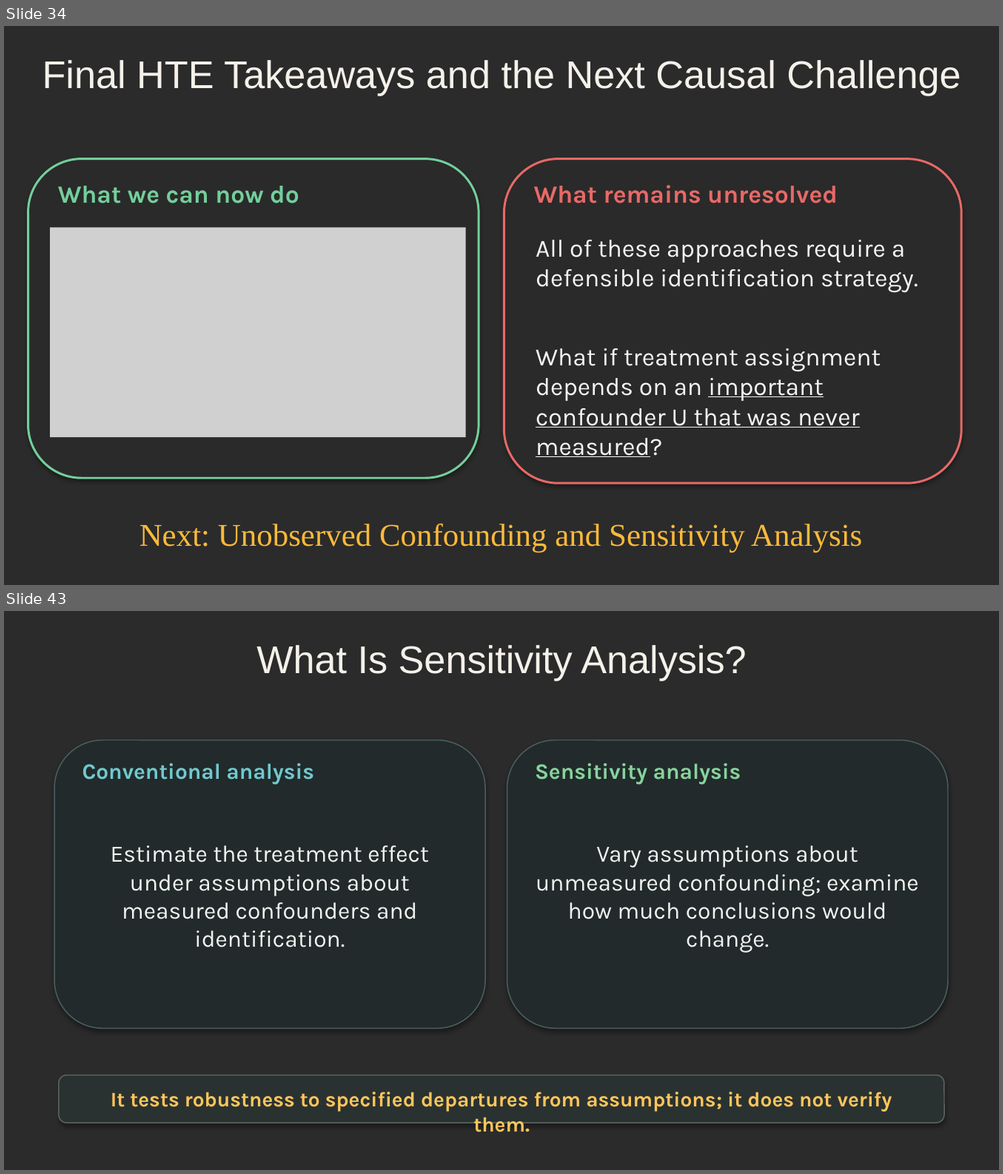
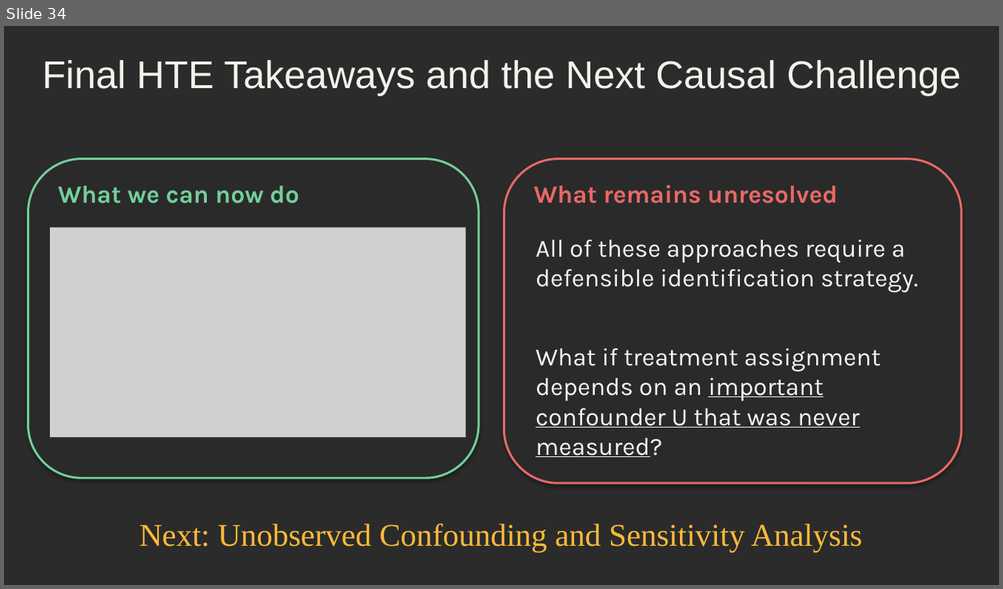
Before and after one commit to djghosh1123/STAT-7900-Causal-Analysis, a slide deck: Lectures/Lecture 9.pptx. Shown one above the other, each under a label of ours: slides 34 and 43 before the commit, slide 34 after it; the slides between them are not shown. The pictures are 1003x1174 and 1003x589 pixels, drawn with LibreOffice and Linux fonts; fonts in the diff are those of the drawing; grey boxes stand for pictures; background and template pictures are left out; a plain dark background stands for a picture behind light text. Boxes give left, top, right and bottom in pixels: in the first picture for what was removed or moved away, otherwise in the second. Text is boxed around its words. In the diff, an @@ line names an element or a change of style, - is before the commit and + after.

```diff
--- a/Lectures/Lecture 9.pptx
+++ b/Lectures/Lecture 9.pptx
@@ slide 43 removed at (4,611,999,1170), background picture (left out) @@
@@ text removed at (256,645,745,681) @@
-What Is Sensitivity Analysis?
@@ rounded rectangle removed at (55,741,485,1028) @@
@@ rounded rectangle removed at (507,741,948,1028) @@
@@ text removed at (82,763,314,784) @@
-Conventional analysis
@@ text removed at (535,763,741,784) @@
-Sensitivity analysis
@@ text removed at (111,846,429,920) @@
-Estimate the treatment effect under assumptions about measured confounders and identification.
@@ text removed at (535,846,919,920) @@
-Vary assumptions about unmeasured confounding; examine how much conclusions would change.
@@ rounded rectangle removed at (59,1076,944,1123) @@
@@ text removed at (111,1092,892,1112) @@
-It tests robustness to specified departures from assumptions; it does not verify them.
```
Also in this commit, not shown: 21 other slides removed, 3 other files.
